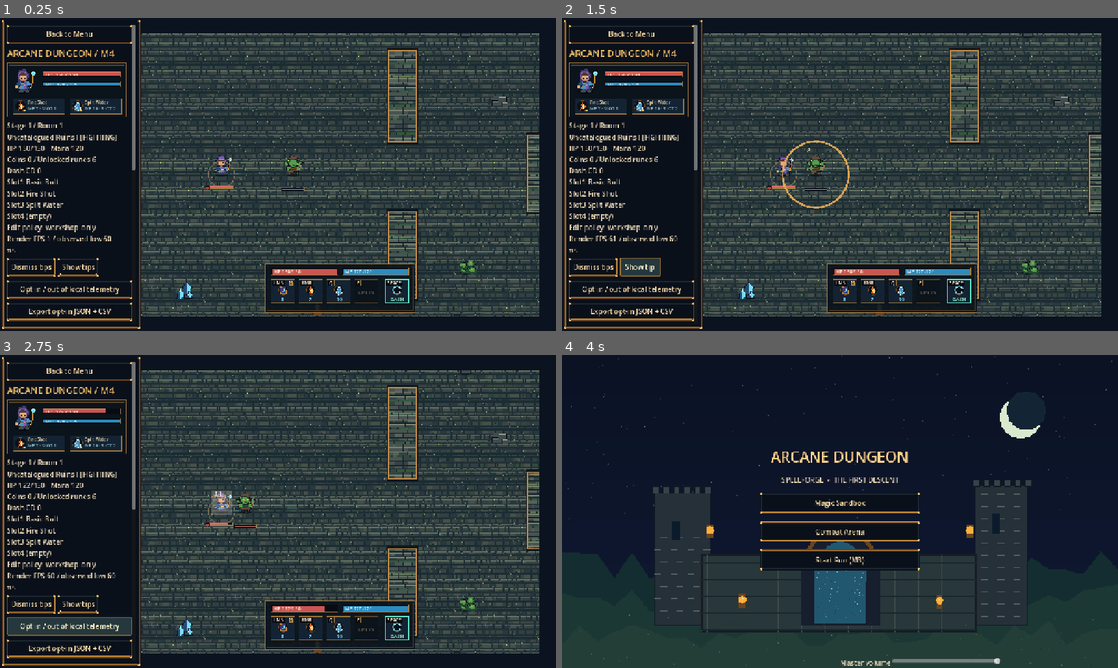
Above: before the commit, frames 1-4 (two rows, left to right).
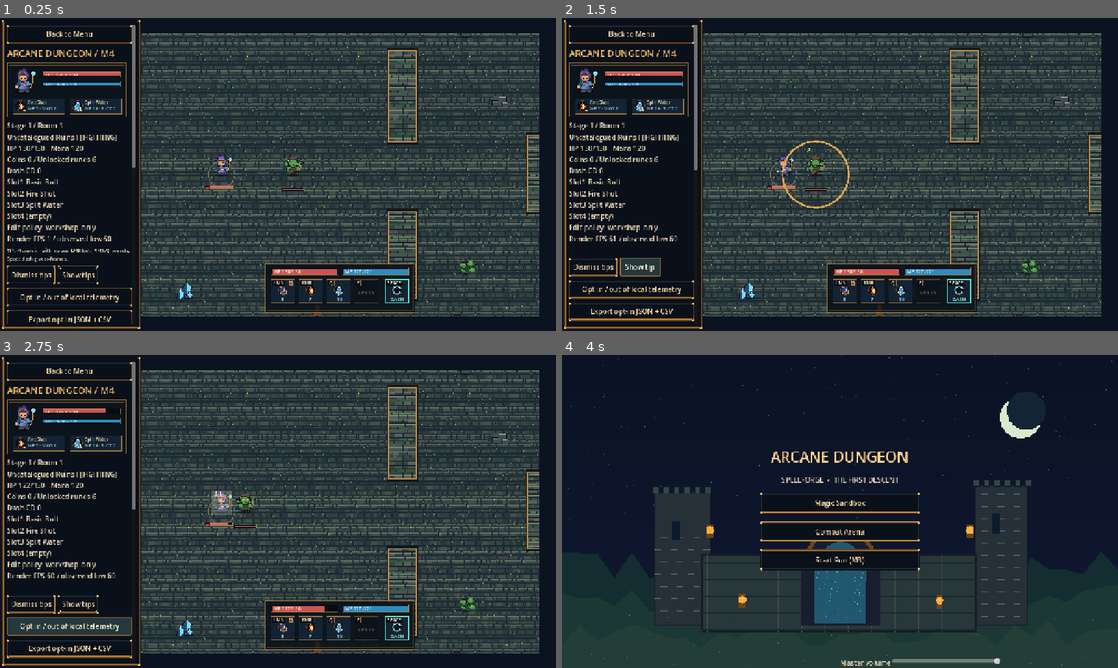
Above: after the commit, the same moments.

Repository: franklinjr12/ArcaneDungeon
Game: Godot game, scene res://scenes/run.tscn
Same seed, same stepped clock (60 frames per second), same inputs: the game is played once before the commit and once after it. This scene is started directly instead of the project's main scene.
Inputs:
- Up to frame 1 (0.25 s): no input
- Up to frame 2 (1.5 s): click "Dismiss tips" at 0.5 s; click "Show tips" at 1.25 s
- Up to frame 3 (2.75 s): click "Opt in / out of local telemet…" at 2 s
- Up to frame 4 (4 s): click "Export opt-in JSON + CSV" at 2.75 s; click "Back to Menu" at 3.5 s

The runs differ from the first frame. In frame 1, 1.4% of the frame differs, in the area x 1-25%, y 47-98%; in frame 2, less than 0.1%; in frame 3, less than 0.1%; in frame 4, nothing differs.

Commit message:
AD-042: trigger R1 onboarding tips in run UI, persist once per profile, UI smoke
Co-Authored-By: Claude Sonnet 5.5 <noreply@anthropic.com>

Diff:
--- a/tests/run_ui_smoke.gd
+++ b/tests/run_ui_smoke.gd
@@ -37,12 +37,13 @@
 	if control.flow == null or not control.flow.initialized:
 		quit(1)
 		return
-	expect(control.guide.message("combat").contains("Lightning"),"M4 onboarding introduces Wet to Lightning")
-	expect(control.tip != null and control.tip.text.contains("TIP"),"M4 context tip visible initially")
+	expect(control.tip != null and control.tip.text.contains("TIP") and control.tip.text.contains("Space")
+		and control.guide.current=="room1","AD-042 room1 tip shown on first combat")
 	control._guide(false)
-	expect(control.tip.text.is_empty(),"M4 tips can be dismissed")
+	expect(control.tip.text.is_empty(),"AD-042 tips can be dismissed")
 	control._guide(true)
-	expect(control.tip.text.contains("TIP"),"M4 tips can be reopened")
+	expect(not control.tip.text.contains("Space") and control.guide.seen.count("room1")==1,
+		"AD-042 room1 tip does not return")
 	expect(not control.flow.experiment.enabled,"M4 local telemetry requires opt-in")
 	control.flow.experiment.configure(true)
 	expect(control.flow.experiment.enabled,"M4 telemetry opt-in enables capture")
@@ -63,6 +64,7 @@
 	control._redraw_panel()
 	expect(run.state=="cleared","first room advances to clear state")
 	expect(control.context.get_child_count()>2,"reward choice panel created")
+	expect(control.tip.text.contains("3 cards"),"AD-042 first_reward tip at first clear")
 	control._choose_reward(0)
 	expect(run.reward_collected,"reward button grants item")
 	expect(str(run.room.values["id"]) in run.run.collected,"collect event recorded")
@@ -91,6 +93,7 @@
 	expect(run.room.values["id"]=="workshop","UI traversal reaches workshop after boss")
 	expect(run.mode=="workshop" and control.test_canvas.visible,"test canvas enabled in safe workshop")
 	expect(not control.arena_canvas.visible,"combat canvas hidden during workshop")
+	expect(control.tip.text.contains("slot 4"),"AD-042 first_workshop tip on entering workshop")
 	expect(control.context.get_child_count()>5,"workshop merchant and test tools visible")
 	var previews := false
 	for label in control.context.find_children("*","Label",true,false):
@@ -165,6 +168,13 @@
 		and control.summary_title_button != null and control.summary_title_button.is_visible_in_tree(),
 		"summary has Retry same seed / New seed / Title buttons")
 	var seed_before: int = run.run.seed
+	var persisted: Array = save.profile["stats"].get("onboarding_seen",[])
+	for id in ["room1","first_reward","first_workshop"]:
+		expect(control.guide.seen.count(id)==1 and persisted.count(id)==1,"AD-042 tip seen/persisted once: "+id)
+	var fresh = preload("res://ui/onboarding_prompts.gd").new()
+	fresh.load_seen(persisted)
+	expect(fresh.trigger("room1")=="" and fresh.trigger("first_reward")=="" and fresh.trigger("first_workshop")=="",
+		"AD-042 tips not shown again for same profile")
 	expect(save.stats()["runs"]==1 and save.stats()["wins"]==1,"AD-019 win recorded once in stats")
 	control._redraw_panel()
 	expect(save.stats()["runs"]==1,"AD-019 redrawing summary does not double-count")
--- a/ui/onboarding_prompts.gd
+++ b/ui/onboarding_prompts.gd
@@ -39,6 +39,3 @@
 
 func reopen() -> void:
 	dismissed = false
-
-func message(_context: String) -> String:
-	return text()
--- a/ui/run_controller.gd
+++ b/ui/run_controller.gd
@@ -57,6 +57,8 @@
 		if _settings.telemetry_opt_in:
 			flow.experiment.configure(true)
 		_settings.apply_audio()
+	if save != null:
+		guide.load_seen(save.profile["stats"].get("onboarding_seen", []))
 	_build()
 	current_notice = stage_banner()
 	_redraw_panel()
@@ -407,14 +409,28 @@
 			",".join(statuses),reactions,triggers,caps]
 	notices.text = current_notice
 	if tip != null:
-		var topic := "combat"
-		if editor_open:
-			topic = "editor"
-		elif flow.mode == "workshop":
-			topic = "workshop"
-		elif flow.state == "cleared":
-			topic = "reward" if not flow.reward_collected else "door"
-		tip.text = "TIP: "+guide.message(topic) if not guide.dismissed else ""
+		var active := ""
+		if flow.mode == "workshop":
+			active = "first_workshop"
+		elif flow.state == "fighting" and str(flow.room.values["id"]) == "s1_r1":
+			active = "room1"
+		elif flow.state == "cleared" and not flow.reward_collected:
+			active = "first_reward"
+		if active != "" and not guide.trigger(active).is_empty():
+			_persist_tip(active)
+		if guide.current != active:
+			guide.current = ""
+		tip.text = ("TIP: " + guide.text()) if guide.text() != "" else ""
+
+func _persist_tip(id: String) -> void:
+	var save = get_node_or_null("/root/SaveService")
+	if save == null:
+		return
+	var ids: Array = save.profile["stats"].get("onboarding_seen", [])
+	if not ids.has(id):
+		ids.append(id)
+		save.profile["stats"]["onboarding_seen"] = ids
+		save.save_profile()
 
 func _choose_reward(i: int) -> void:
 	var result: Dictionary = flow.choose_reward(i)
Not shown, added: tests/test_ad_onboarding.gd.uid
